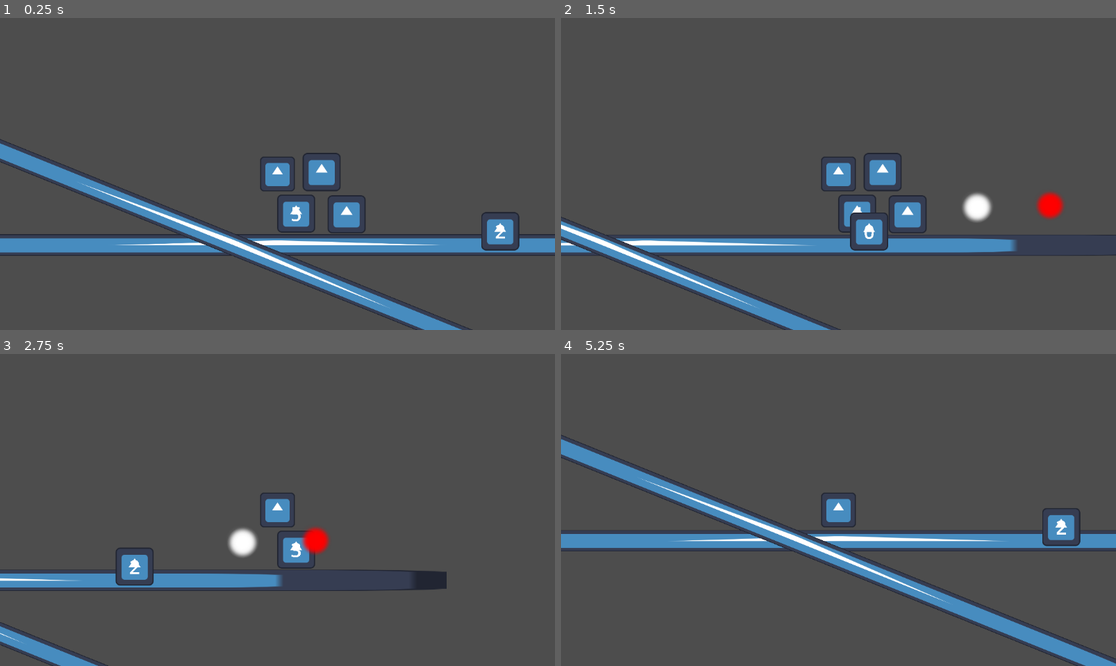
Above: before the commit, frames 1-4 (two rows, left to right).
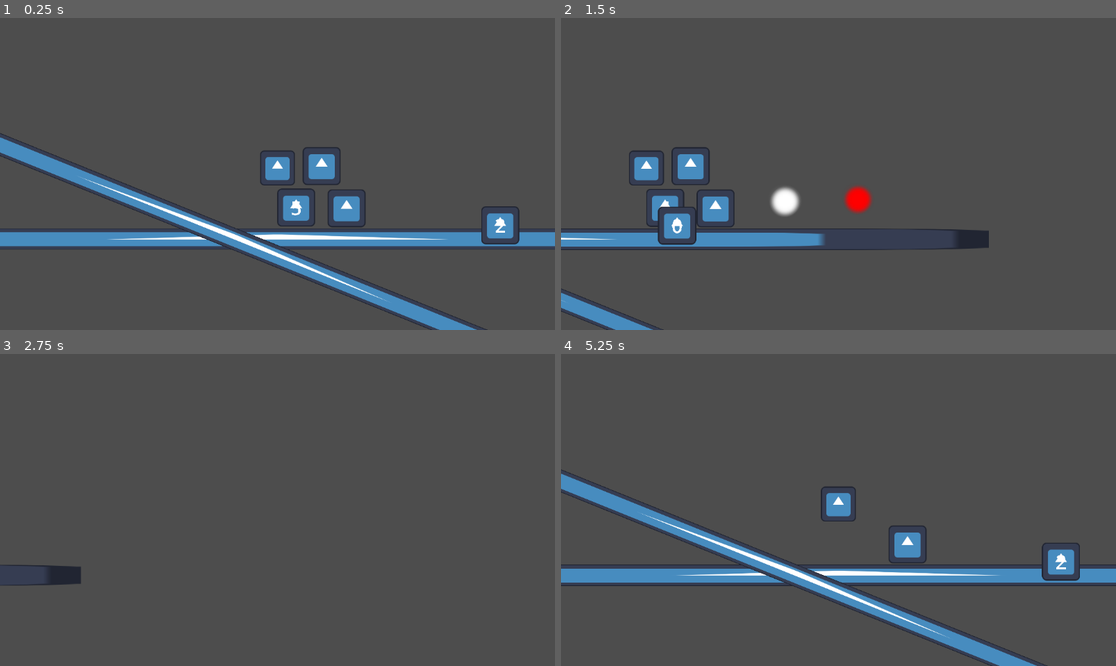
Above: after the commit, the same moments.

Repository: IAmSingleton6/BigJammers
Game: Godot game, scene res://scenes/test_scene.tscn
The game is run twice, just before and just after one commit, with the same random seed, the same clock (stepped at 60 frames per second) and the same inputs. The project has no main scene, so this scene is started directly. The engine's default icon, where the game draws it, is replaced by a stand-in: a white triangle on a blue panel in a dark square.
Inputs:
- Up to frame 1 (0.25 s): no input
- Up to frame 2 (1.5 s): tap Enter at 0.5 s; hold D (MoveRight) 0.53-1.28 s; tap Space (Jump) at 0.77 s; hold S (MoveDown) from 1.28 s (still down)
- Up to frame 3 (2.75 s): tap Space (Jump) at 1.52 s; release S (MoveDown) at 2.03 s; hold D (MoveRight) from 2.03 s (still down)
- Up to frame 4 (5.25 s): release D (MoveRight) at 2.78 s; hold W (MoveUp) 2.78-3.53 s; tap Space (Jump) at 3.02, 3.77, 4.52 s; hold Left (MoveLeft) 3.53-5.03 s; hold S (MoveDown) from 5.03 s (still down)

The runs differ from the first frame. In frame 1, 11% of the frame differs, in the area x 0-100%, y 36-100%; in frame 2, 13%; in frame 3, 5.8%; in frame 4, 19%, in the area x 0-100%, y 25-100%.
Error after the commit: Invalid assignment of property or key 'octaves' with value of type 'int' on a base object of type 'FastNoiseLite'. (res://scripts/camera/shake_camera_2D.gd:38)

Commit message:
shake camera + mechanic and block changes + camera to player

Diff:
--- a/BigJammers/scenes/blocks/fire_block.tscn
+++ b/BigJammers/scenes/blocks/fire_block.tscn
@@ -1,15 +1,17 @@
-[gd_scene load_steps=5 format=3 uid="uid://msculdcaewa3"]
+[gd_scene load_steps=6 format=3 uid="uid://msculdcaewa3"]
 
-[ext_resource type="Script" path="res://scripts/blocks/water_block.gd" id="1_jyecp"]
+[ext_resource type="Script" path="res://scripts/blocks/fire_block.gd" id="1_3b683"]
+[ext_resource type="PackedScene" uid="uid://dksj4h11n7g0p" path="res://scenes/particles/steam_2.tscn" id="2_7mqia"]
 [ext_resource type="Texture2D" uid="uid://dxvoxorpid8br" path="res://icon.svg" id="2_mbptl"]
 
 [sub_resource type="RectangleShape2D" id="RectangleShape2D_i23e2"]
 
 [sub_resource type="RectangleShape2D" id="RectangleShape2D_cvrfv"]
 
-[node name="Fire" type="CollisionShape2D" groups=["Block"]]
+[node name="FireBlock" type="CollisionShape2D" groups=["Block"]]
 shape = SubResource("RectangleShape2D_i23e2")
-script = ExtResource("1_jyecp")
+script = ExtResource("1_3b683")
+steam_particle_scene = ExtResource("2_7mqia")
 
 [node name="Sprite2D" type="Sprite2D" parent="."]
 scale = Vector2(0.155, 0.155)
--- /dev/null
+++ b/BigJammers/scenes/blocks/ice_block.tscn
@@ -0,0 +1,23 @@
+[gd_scene load_steps=6 format=3 uid="uid://75no6pmiwmm3"]
+
+[ext_resource type="Script" path="res://scripts/blocks/ice_block.gd" id="1_gnc0r"]
+[ext_resource type="PackedScene" uid="uid://c0ktkj7b3ullk" path="res://scenes/particles/steam.tscn" id="2_dy1ow"]
+[ext_resource type="Texture2D" uid="uid://dxvoxorpid8br" path="res://icon.svg" id="2_pqbs6"]
+
+[sub_resource type="RectangleShape2D" id="RectangleShape2D_i23e2"]
+
+[sub_resource type="RectangleShape2D" id="RectangleShape2D_cvrfv"]
+
+[node name="IceBlock" type="CollisionShape2D" groups=["Block"]]
+shape = SubResource("RectangleShape2D_i23e2")
+script = ExtResource("1_gnc0r")
+steam_particle_scene = ExtResource("2_dy1ow")
+
+[node name="Sprite2D" type="Sprite2D" parent="."]
+scale = Vector2(0.155, 0.155)
+texture = ExtResource("2_pqbs6")
+
+[node name="Area2D" type="Area2D" parent="." groups=["Water"]]
+
+[node name="CollisionShape2D" type="CollisionShape2D" parent="Area2D"]
+shape = SubResource("RectangleShape2D_cvrfv")
--- a/BigJammers/scenes/blocks/water_block.tscn
+++ b/BigJammers/scenes/blocks/water_block.tscn
@@ -1,7 +1,8 @@
-[gd_scene load_steps=5 format=3 uid="uid://c76ksqqw3n176"]
+[gd_scene load_steps=6 format=3 uid="uid://c76ksqqw3n176"]
 
 [ext_resource type="Script" path="res://scripts/blocks/water_block.gd" id="1_4ax4h"]
 [ext_resource type="Texture2D" uid="uid://dxvoxorpid8br" path="res://icon.svg" id="2_5jw41"]
+[ext_resource type="PackedScene" uid="uid://c0ktkj7b3ullk" path="res://scenes/particles/steam.tscn" id="2_lvdu6"]
 
 [sub_resource type="RectangleShape2D" id="RectangleShape2D_i23e2"]
 
@@ -10,6 +11,7 @@
 [node name="WaterBlock" type="CollisionShape2D" groups=["Block"]]
 shape = SubResource("RectangleShape2D_i23e2")
 script = ExtResource("1_4ax4h")
+steam_particle_scene = ExtResource("2_lvdu6")
 
 [node name="Sprite2D" type="Sprite2D" parent="."]
 scale = Vector2(0.155, 0.155)
--- a/BigJammers/scenes/globals/scene_transitions.tscn
+++ b/BigJammers/scenes/globals/scene_transitions.tscn
@@ -103,8 +103,8 @@
 anchors_preset = 15
 anchor_right = 1.0
 anchor_bottom = 1.0
-offset_right = 6912.0
-offset_bottom = 3888.0
+offset_right = 8064.0
+offset_bottom = 4536.0
 grow_horizontal = 2
 grow_vertical = 2
 color = Color(0, 0, 0, 0)
--- /dev/null
+++ b/BigJammers/scenes/level_mechanics/lava.tscn
@@ -0,0 +1,36 @@
+[gd_scene load_steps=7 format=3 uid="uid://bu6byhr4s7tn2"]
+
+[ext_resource type="Script" path="res://scripts/level_mechanics/lava.gd" id="1_656tb"]
+[ext_resource type="Texture2D" uid="uid://ulnbymdr1xoa" path="res://images/glow_circle.png" id="1_886jn"]
+
+[sub_resource type="RectangleShape2D" id="RectangleShape2D_yvnk4"]
+
+[sub_resource type="Animation" id="Animation_s5gkd"]
+resource_name = "solidify"
+
+[sub_resource type="Animation" id="Animation_48grc"]
+length = 0.001
+
+[sub_resource type="AnimationLibrary" id="AnimationLibrary_2ka5b"]
+_data = {
+"RESET": SubResource("Animation_48grc"),
+"solidify": SubResource("Animation_s5gkd")
+}
+
+[node name="Lava" type="Area2D"]
+script = ExtResource("1_656tb")
+
+[node name="Sprite2D" type="Sprite2D" parent="."]
+self_modulate = Color(1, 0, 0, 1)
+texture = ExtResource("1_886jn")
+
+[node name="CollisionShape2D" type="CollisionShape2D" parent="."]
+shape = SubResource("RectangleShape2D_yvnk4")
+disabled = true
+
+[node name="StaticBody2D" type="StaticBody2D" parent="."]
+
+[node name="AnimationPlayer" type="AnimationPlayer" parent="."]
+libraries = {
+"": SubResource("AnimationLibrary_2ka5b")
+}
--- /dev/null
+++ b/BigJammers/scenes/level_mechanics/water.tscn
@@ -0,0 +1,11 @@
+[gd_scene load_steps=3 format=3 uid="uid://dx8tslqgu5wdu"]
+
+[ext_resource type="Script" path="res://scripts/level_mechanics/water.gd" id="1_alr0o"]
+
+[sub_resource type="RectangleShape2D" id="RectangleShape2D_g2jxg"]
+
+[node name="Water" type="Area2D"]
+script = ExtResource("1_alr0o")
+
+[node name="CollisionShape2D" type="CollisionShape2D" parent="."]
+shape = SubResource("RectangleShape2D_g2jxg")
--- /dev/null
+++ b/BigJammers/scenes/particles/steam.tscn
@@ -0,0 +1,87 @@
+[gd_scene load_steps=7 format=3 uid="uid://c0ktkj7b3ullk"]
+
+[ext_resource type="Texture2D" uid="uid://bkr23yo6f1rwe" path="res://images/tile021.png" id="1_syyrq"]
+
+[sub_resource type="CanvasItemMaterial" id="CanvasItemMaterial_78p8d"]
+particles_animation = true
+particles_anim_h_frames = 12
+particles_anim_v_frames = 1
+particles_anim_loop = false
+
+[sub_resource type="ParticleProcessMaterial" id="ParticleProcessMaterial_abvug"]
+particle_flag_disable_z = true
+direction = Vector3(0, -1, 0)
+initial_velocity_min = 50.0
+initial_velocity_max = 100.0
+gravity = Vector3(0, 0, 0)
+scale_min = 0.2
+scale_max = 0.4
+anim_speed_min = 1.0
+anim_speed_max = 1.0
+anim_offset_min = 0.1
+anim_offset_max = 0.1
+
+[sub_resource type="Animation" id="Animation_akng3"]
+resource_name = "default"
+tracks/0/type = "value"
+tracks/0/imported = false
+tracks/0/enabled = true
+tracks/0/path = NodePath(".:emitting")
+tracks/0/interp = 1
+tracks/0/loop_wrap = true
+tracks/0/keys = {
+"times": PackedFloat32Array(0),
+"transitions": PackedFloat32Array(1),
+"update": 1,
+"values": [true]
+}
+tracks/1/type = "method"
+tracks/1/imported = false
+tracks/1/enabled = true
+tracks/1/path = NodePath(".")
+tracks/1/interp = 1
+tracks/1/loop_wrap = true
+tracks/1/keys = {
+"times": PackedFloat32Array(3),
+"transitions": PackedFloat32Array(1),
+"values": [{
+"args": [],
+"method": &"queue_free"
+}]
+}
+
+[sub_resource type="Animation" id="Animation_8onx1"]
+length = 0.001
+tracks/0/type = "value"
+tracks/0/imported = false
+tracks/0/enabled = true
+tracks/0/path = NodePath(".:emitting")
+tracks/0/interp = 1
+tracks/0/loop_wrap = true
+tracks/0/keys = {
+"times": PackedFloat32Array(0),
+"transitions": PackedFloat32Array(1),
+"update": 1,
+"values": [false]
+}
+
+[sub_resource type="AnimationLibrary" id="AnimationLibrary_wn8kb"]
+_data = {
+"RESET": SubResource("Animation_8onx1"),
+"default": SubResource("Animation_akng3")
+}
+
+[node name="Steam" type="GPUParticles2D"]
+material = SubResource("CanvasItemMaterial_78p8d")
+emitting = false
+amount = 3
+process_material = SubResource("ParticleProcessMaterial_abvug")
+texture = ExtResource("1_syyrq")
+lifetime = 0.2
+one_shot = true
+
+[node name="AnimationPlayer" type="AnimationPlayer" parent="."]
+libraries = {
+"": SubResource("AnimationLibrary_wn8kb")
+}
+autoplay = "default"
--- /dev/null
+++ b/BigJammers/scenes/particles/steam_2.tscn
@@ -0,0 +1,89 @@
+[gd_scene load_steps=7 format=3 uid="uid://dksj4h11n7g0p"]
+
+[ext_resource type="Texture2D" uid="uid://byqbfcubinbcu" path="res://images/tile003.png" id="1_r2x0p"]
+
+[sub_resource type="CanvasItemMaterial" id="CanvasItemMaterial_78p8d"]
+particles_animation = true
+particles_anim_h_frames = 12
+particles_anim_v_frames = 1
+particles_anim_loop = false
+
+[sub_resource type="ParticleProcessMaterial" id="ParticleProcessMaterial_abvug"]
+particle_flag_disable_z = true
+angle_min = 70.0
+angle_max = 110.0
+direction = Vector3(0, -1, 0)
+initial_velocity_min = 20.0
+initial_velocity_max = 30.0
+gravity = Vector3(0, 0, 0)
+scale_min = 0.1
+scale_max = 0.2
+anim_speed_min = 0.5
+anim_speed_max = 1.0
+anim_offset_min = 0.1
+anim_offset_max = 0.1
+
+[sub_resource type="Animation" id="Animation_8onx1"]
+length = 0.001
+tracks/0/type = "value"
+tracks/0/imported = false
+tracks/0/enabled = true
+tracks/0/path = NodePath(".:emitting")
+tracks/0/interp = 1
+tracks/0/loop_wrap = true
+tracks/0/keys = {
+"times": PackedFloat32Array(0),
+"transitions": PackedFloat32Array(1),
+"update": 1,
+"values": [false]
+}
+
+[sub_resource type="Animation" id="Animation_akng3"]
+resource_name = "default"
+tracks/0/type = "value"
+tracks/0/imported = false
+tracks/0/enabled = true
+tracks/0/path = NodePath(".:emitting")
+tracks/0/interp = 1
+tracks/0/loop_wrap = true
+tracks/0/keys = {
+"times": PackedFloat32Array(0),
+"transitions": PackedFloat32Array(1),
+"update": 1,
+"values": [true]
+}
+tracks/1/type = "method"
+tracks/1/imported = false
+tracks/1/enabled = true
+tracks/1/path = NodePath(".")
+tracks/1/interp = 1
+tracks/1/loop_wrap = true
+tracks/1/keys = {
+"times": PackedFloat32Array(3),
+"transitions": PackedFloat32Array(1),
+"values": [{
+"args": [],
+"method": &"queue_free"
+}]
+}
+
+[sub_resource type="AnimationLibrary" id="AnimationLibrary_wn8kb"]
+_data = {
+"RESET": SubResource("Animation_8onx1"),
+"default": SubResource("Animation_akng3")
+}
+
+[node name="Steam" type="GPUParticles2D"]
+material = SubResource("CanvasItemMaterial_78p8d")
+emitting = false
+amount = 5
+process_material = SubResource("ParticleProcessMaterial_abvug")
+texture = ExtResource("1_r2x0p")
+lifetime = 0.2
+one_shot = true
+
+[node name="AnimationPlayer" type="AnimationPlayer" parent="."]
+libraries = {
+"": SubResource("AnimationLibrary_wn8kb")
+}
+autoplay = "default"
--- a/BigJammers/scenes/player/player.tscn
+++ b/BigJammers/scenes/player/player.tscn
@@ -1,9 +1,10 @@
-[gd_scene load_steps=6 format=3 uid="uid://8qb4pv2ttx4v"]
+[gd_scene load_steps=7 format=3 uid="uid://8qb4pv2ttx4v"]
 
 [ext_resource type="Script" path="res://scripts/player/player.gd" id="1_j518t"]
 [ext_resource type="Texture2D" uid="uid://dxvoxorpid8br" path="res://icon.svg" id="2_g42j2"]
 [ext_resource type="Script" path="res://scripts/player/heartbeat.gd" id="3_yjc7d"]
 [ext_resource type="AudioStream" uid="uid://f2dd6j8vujj2" path="res://audio/heart_beat.wav" id="4_4y7hd"]
+[ext_resource type="Script" path="res://scripts/camera/shake_camera_2D.gd" id="5_sj204"]
 
 [sub_resource type="RectangleShape2D" id="RectangleShape2D_rdsbr"]
 
@@ -34,3 +35,7 @@
 
 [node name="CollisionShape2D" type="CollisionShape2D" parent="Area2D"]
 shape = SubResource("RectangleShape2D_rdsbr")
+
+[node name="Camera2D" type="Camera2D" parent="."]
+zoom = Vector2(3.985, 3.985)
+script = ExtResource("5_sj204")
--- a/BigJammers/scenes/test_scene.tscn
+++ b/BigJammers/scenes/test_scene.tscn
@@ -19,13 +19,7 @@
 MOVEMENTSPEED = 100
 DAMPING = 45
 GRAVITY = 5
-FALL_GRAVITY_MULTIPLIER = 3
 JUMPVELOCITY = 150.0
-
-[node name="Camera2D" type="Camera2D" parent="Player"]
-zoom = Vector2(3.985, 3.985)
-
-[node name="Blocks" type="Node2D" parent="Player"]
 
 [node name="TimerBlock" parent="Player" instance=ExtResource("2_2jm1o")]
 position = Vector2(9.715, 20.64)
--- a/BigJammers/scripts/blocks/fire_block.gd
+++ b/BigJammers/scripts/blocks/fire_block.gd
@@ -1,6 +1,8 @@
 extends CollisionShape2D
+class_name FireBlock
 
 @onready var area_2d: Area2D = $Area2D
+@export var steam_particle_scene: PackedScene
 
 
 func _ready():
@@ -11,8 +13,14 @@
 func _on_area_entered(other):
 	if other.is_in_group(GroupManager.WINDGROUP):
 		print("fire block grown stronger by wind")
+	if other.is_in_group(GroupManager.LASERGROUP):
+		print("block distinguishes by laser")
+		destroy_block()
 	if other.is_in_group(GroupManager.WATERGROUP):
 		print("fire block distinguishes by water")
+		var steam = steam_particle_scene.instantiate()
+		get_tree().root.add_child(steam)
+		steam.global_position = global_position
 		destroy_block()
 
 
--- /dev/null
+++ b/BigJammers/scripts/blocks/ice_block.gd
@@ -0,0 +1,31 @@
+extends CollisionShape2D
+class_name IceBlock
+
+const WATER_BLOCK = preload("res://scenes/blocks/water_block.tscn")
+@onready var area_2d: Area2D = $Area2D
+@export var steam_particle_scene: PackedScene
+
+func _ready() -> void:
+	area_2d.area_entered.connect(_on_area_entered)
+
+
+func _on_area_entered(other) -> void:
+	if other.is_in_group(GroupManager.FIREGROUP):
+		print("fire makes ice block water block")
+		melt()
+
+
+func melt() -> void:
+	var water_instance = WATER_BLOCK.instantiate()
+	water_instance.global_position = global_position
+	water_instance.global_rotation = global_rotation
+	water_instance.global_scale = global_scale
+	water_instance.reparent(get_parent(), true)
+	var steam = steam_particle_scene.instantiate()
+	get_tree().root.add_child(steam)
+	steam.global_position = global_position
+	queue_free()
+
+
+func destroy_block() -> void:
+	queue_free()
--- a/BigJammers/scripts/blocks/timer_block.gd
+++ b/BigJammers/scripts/blocks/timer_block.gd
@@ -1,4 +1,5 @@
 extends CollisionShape2D
+class_name TimerBlock
 
 @onready var timeout_timer: Timer = $TimeoutTimer
 @onready var label: Label = $TimerText/Label
@@ -17,7 +18,7 @@
 	timeout_timer.start(timeout)
 
 
-func _process(delta):
+func _process(_delta):
 	label.text = str(timeout_timer.time_left + 1).pad_decimals(0)
 
 
--- a/BigJammers/scripts/blocks/water_block.gd
+++ b/BigJammers/scripts/blocks/water_block.gd
@@ -1,7 +1,8 @@
 extends CollisionShape2D
+class_name WaterBlock
 
 @onready var area_2d: Area2D = $Area2D
-
+@export var steam_particle_scene: PackedScene
 
 func _ready():
 	area_2d.area_entered.connect(_on_area_entered)
@@ -10,6 +11,10 @@
 func _on_area_entered(other):
 	if other.is_in_group(GroupManager.FIREGROUP):
 		print("evaporate water via fire")
+		var steam = steam_particle_scene.instantiate()
+		get_tree().root.add_child(steam)
+		steam.global_position = global_position
+
 		destroy_block()
 
 
--- /dev/null
+++ b/BigJammers/scripts/camera/shake_camera_2D.gd
@@ -0,0 +1,47 @@
+class_name ShakeCamera2D
+extends Camera2D
+
+@export var max_offset : float = 5.0
+@export var max_roll : float = 5.0
+@export var shakeReduction : float = 2.5
+
+var stress : float = 0.0
+var shake : float = 0.0
+
+
+# TODO: Add in some sort of rotation reset.
+func _process(_delta):
+	_process_shake(global_transform.origin, 0.0, _delta)
+
+
+func _process_shake(center, angle, delta) -> void:
+	shake = stress * stress
+	rotation_degrees = angle + (max_roll * shake *  _get_noise(randi(), delta))
+
+	var os = Vector2()
+	os.x = (max_offset * shake * _get_noise(randi(), delta + 1.0))
+	os.y = (max_offset * shake * _get_noise(randi(), delta + 2.0))
+
+	offset.x = center.x + os.x
+	offset.y = center.y + os.y
+
+	stress -= (shakeReduction / 100.0)
+
+	stress = clamp(stress, 0.0, 1.0)
+
+
+func _get_noise(noise_seed, time) -> float:
+	var n: FastNoiseLite = FastNoiseLite.new()
+	n.noise_type = FastNoiseLite.TYPE_SIMPLEX
+
+	n.seed = noise_seed
+	n.octaves = 4
+	n.period = 20.0
+	n.persistence = 0.8
+
+	return n.get_noise_1d(time)
+
+
+func add_stress(amount : float) -> void:
+	stress += amount
+	stress = clamp(stress, 0.0, 1.0)
--- a/BigJammers/scripts/globals/group_manager.gd
+++ b/BigJammers/scripts/globals/group_manager.gd
@@ -20,6 +20,7 @@
 static var FIREGROUP = "Fire"
 static var TIMERGROUP = "Timer"
 static var ELECTRICGROUP = "Electric"
+static var ICEGROUP = "Ice"
 
 # Level mechanics
 static var LASERGROUP = "Laser"
--- a/BigJammers/scripts/level_mechanics/door.gd
+++ b/BigJammers/scripts/level_mechanics/door.gd
@@ -1,4 +1,5 @@
 extends Node
+class_name Door
 
 @onready var animation_player = $AnimationPlayer
 
--- /dev/null
+++ b/BigJammers/scripts/level_mechanics/fire.gd
@@ -0,0 +1,5 @@
+extends Area2D
+class_name Fire
+
+
+func _ready():
--- /dev/null
+++ b/BigJammers/scripts/level_mechanics/lava.gd
@@ -0,0 +1,28 @@
+extends Area2D
+
+@onready var animation_player = $AnimationPlayer
+@onready var static_body_2d = $StaticBody2D
+@onready var collision_shape_2d = $CollisionShape2D
+
+@export var steam_particle_scene: PackedScene
+
+
+
+func _ready():
+	area_entered.connect(_on_area_entered)
+
+
+func _on_area_entered(other):
+	if other.is_in_group(GroupManager.WATERGROUP):
+		_solidify()
+	if other.is_in_group(GroupManager.ICEGROUP):
+		_solidify()
+
+
+# Change sprite + make solid with sprite + smoke particles
+func _solidify():
+	collision_shape_2d.reparent(static_body_2d)
+	var steam = steam_particle_scene.instantiate()
+	get_tree().root.add_child(steam)
+	steam.global_position = global_position
+	animation_player.play("solidify")
--- a/BigJammers/scripts/level_mechanics/pressure_plate.gd
+++ b/BigJammers/scripts/level_mechanics/pressure_plate.gd
@@ -1,4 +1,5 @@
 extends Area2D
+class_name PressurePlate
 
 signal pressure_plate_activated
 signal pressure_plate_deactivated
--- /dev/null
+++ b/BigJammers/scripts/level_mechanics/sad_pickup.gd
@@ -0,0 +1,18 @@
+extends Area2D
+class_name SadPickup
+
+
+# Could add timer to the effect?
+
+func _ready() -> void:
+	body_entered.connect(_on_player_entered)
+
+
+func _on_player_entered(other) -> void:
+	if other.is_in_group(GroupManager.PLAYERGROUP):
+		(other as Player).can_jump = false
+		_disable_pickup()
+
+
+func _disable_pickup():
+	queue_free()
--- /dev/null
+++ b/BigJammers/scripts/level_mechanics/water.gd
@@ -0,0 +1,16 @@
+extends Area2D
+class_name Water
+
+
+func _ready():
+	area_entered.connect(_on_area_entered)
+
+func _on_area_entered(other):
+	if other.is_in_group(GroupManager.FIREGROUP):
+		print("water evaporates from fire block")
+		destroy_block()
+	if other.is_in_group(GroupManager.ICEGROUP):
+		print("water freezes over from ice block")
+
+func destroy_block():
+	queue_free()
--- a/BigJammers/scripts/player/player.gd
+++ b/BigJammers/scripts/player/player.gd
@@ -6,11 +6,12 @@
 @onready var jump_buffer_timer : Timer = $JumpBufferTimer
 @onready var coyote_timer : Timer = $CoyoteTimer
 @onready var heartbeat : HeartBeat = $Heartbeat
+@onready var camera_2d: ShakeCamera2D = $Camera2D
 
 @export var MOVEMENTSPEED = 5
 @export var DAMPING = 5
 @export var GRAVITY = 2
-@export var FALL_GRAVITY_MULTIPLIER = 2
+@export var FALL_GRAVITY_MULTIPLIER: float = 2
 @export var JUMPBUFFERTIME : float = 0.3
 @export var JUMPVELOCITY : float = 50
 @export var COYOTETIME : float = 0.3
@@ -21,6 +22,9 @@
 var gravity: Vector3 = Vector3.DOWN
 var moving := true
 
+# Powerup controls
+var can_jump := true
+
 
 func _ready():
 	# Get block count TEST DELETE
@@ -28,7 +32,7 @@
 	print(t)
 	pass
 
-func _process(delta):
+func _process(_delta):
 	#_flip_sprite()
 	pass
 
@@ -38,7 +42,7 @@
 	moving = false
 
 # Give specific time
-func on_level_start(time: float):
+func on_level_start(_time: float):
 	moving = true
 
 #func _flip_sprite() -> void:
@@ -61,7 +65,7 @@
 	velocity = motion
 	move_and_slide()
 
-func _movement(delta: float):
+func _movement(_delta: float):
 	var movement : Vector2 = InputManager.get_movement()
 	motion.x += movement.x * MOVEMENTSPEED
 
@@ -125,10 +129,12 @@
 	was_on_floor = on_floor
 
 func _jump():
+	if not can_jump:
+		return
 	jumping = true
 	motion.y = -abs(JUMPVELOCITY)
 
-func _gravity(delta: float):
+func _gravity(_delta: float):
 	var gravity_multiplier : float = 1.0 if jumping else FALL_GRAVITY_MULTIPLIER
 	motion.y += GRAVITY * gravity_multiplier
 
--- /dev/null
+++ b/BigJammers/shaders/heart.gdshader
@@ -0,0 +1,14 @@
+shader_type canvas_item;
+
+uniform vec4 color : source_color;
+uniform float cutoff : hint_range(0.0, 1.0);
+
+void fragment() {
+    float cutoff_position = cutoff * TEXTURE_PIXEL_SIZE.y;
+	vec4 col = color;
+    if (UV.y < cutoff) {
+        col = vec4(1,1,1,1);
+    }
+
+	COLOR = texture(TEXTURE, UV) * col;
+}
--- /dev/null
+++ b/BigJammers/shaders/outer_outline.gdshader
@@ -0,0 +1,22 @@
+shader_type canvas_item;
+
+uniform vec4 line_color : source_color = vec4(1.0);
+uniform float line_thickness : hint_range(0, 10) = 1.0;
+
+const vec2 OFFSETS[8] = {
+	vec2(-1, -1), vec2(-1, 0), vec2(-1, 1), vec2(0, -1), vec2(0, 1),
+	vec2(1, -1), vec2(1, 0), vec2(1, 1)
+};
+
+void fragment() {
+	vec2 size = TEXTURE_PIXEL_SIZE * line_thickness;
+	float outline = 0.0;
+
+	for (int i = 0; i < OFFSETS.length(); i++) {
+		outline += texture(TEXTURE, UV + size * OFFSETS[i]).a;
+	}
+	outline = min(outline, 1.0);
+
+	vec4 color = texture(TEXTURE, UV);
+	COLOR = mix(color, line_color, outline - color.a);
+}
Binary file added: BigJammers/images/tile001.png
Not shown, added: BigJammers/images/tile001.png.import
Binary file added: BigJammers/images/tile003.png
Not shown, added: BigJammers/images/tile003.png.import
Binary file added: BigJammers/images/tile007.png
Not shown, added: BigJammers/images/tile007.png.import
Binary file added: BigJammers/images/tile021.png
Not shown, added: BigJammers/images/tile021.png.import
